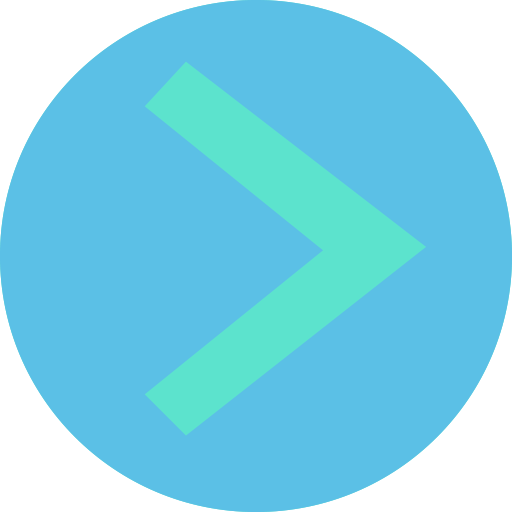
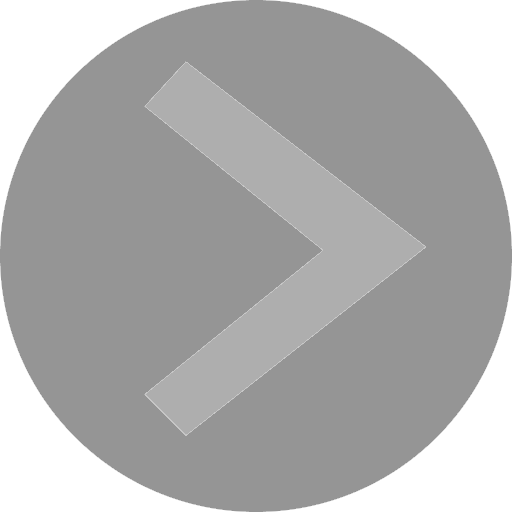
Comparing the layer stacks of the two (512, 512) images. Changes:
painted on "Layer 1" over [0, 0, 512, 512]
hid "Vector Smart Object" (1st of 2) over [0, 0, 512, 512]
hid "Vector Smart Object" (2nd of 2) over [0, 0, 512, 512]
